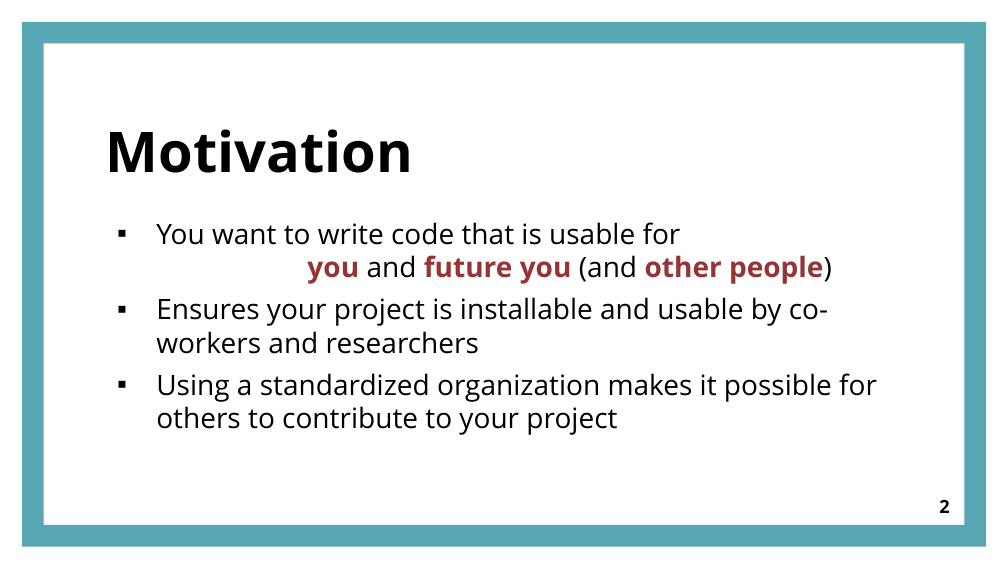
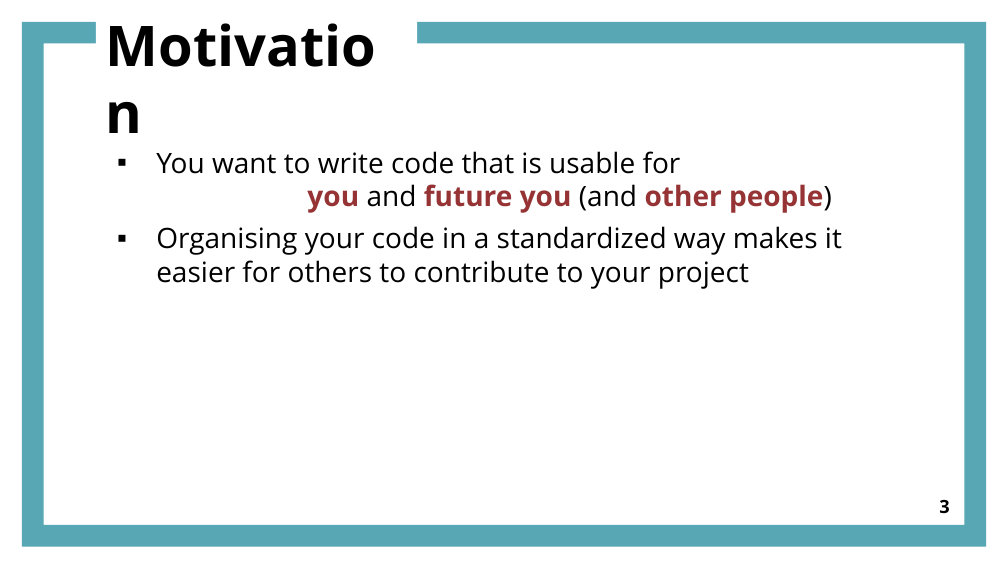
Before and after one commit to joejoeyjoseph/2019-camerino-ODD, a slide deck: slide 3 of materials/ODD_presentation.pptx (slide 2 before the commit). Drawn at 1008x567 pixels with LibreOffice and Linux fonts; fonts in the diff are those of the drawing. Boxes give left, top, right and bottom in pixels: in the first picture for what was removed or moved away, otherwise in the second. Text is boxed around its words. In the diff, an @@ line names an element or a change of style, - is before the commit and + after.

```diff
--- a/materials/ODD_presentation.pptx
+++ b/materials/ODD_presentation.pptx
@@ title "Motivation": place and size @@
-title "Motivation" at (106,129,413,173)
+title "Motivation" at (96,0,417,101)
@@ title "Motivation" at (96,0,417,101): vertical alignment bottom to top @@
@@ text "You want to write code ...": place and size @@
-text "You want to write code ..." at (156,222,877,435)
+text "You want to write code ..." at (156,151,842,289)
@@ text at (156,226,842,289): text changed @@
-▪ Ensures your project is installable and usable by co-workers and researchers
-▪ Using a standardized organization makes it possible for others to contribute to your project
+▪ Organising your code in a standardized way makes it easier for others to contribute to your project
@@ page number at (939,500,949,513): text changed @@
-2
+3
```
Also in this commit, not shown: 28 other slides changed, 2 slides added, 3 slides removed, 2 other files.
